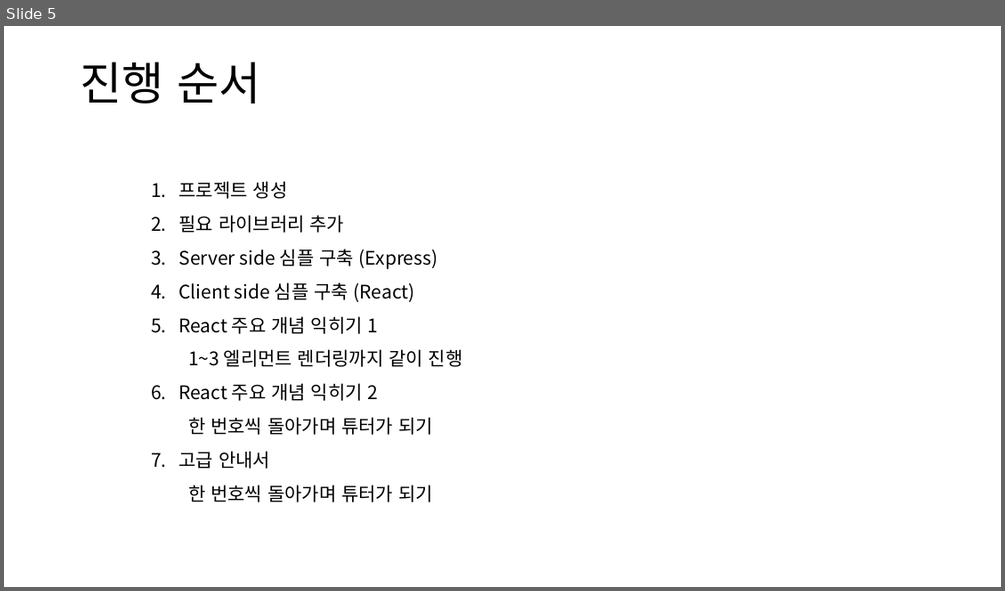
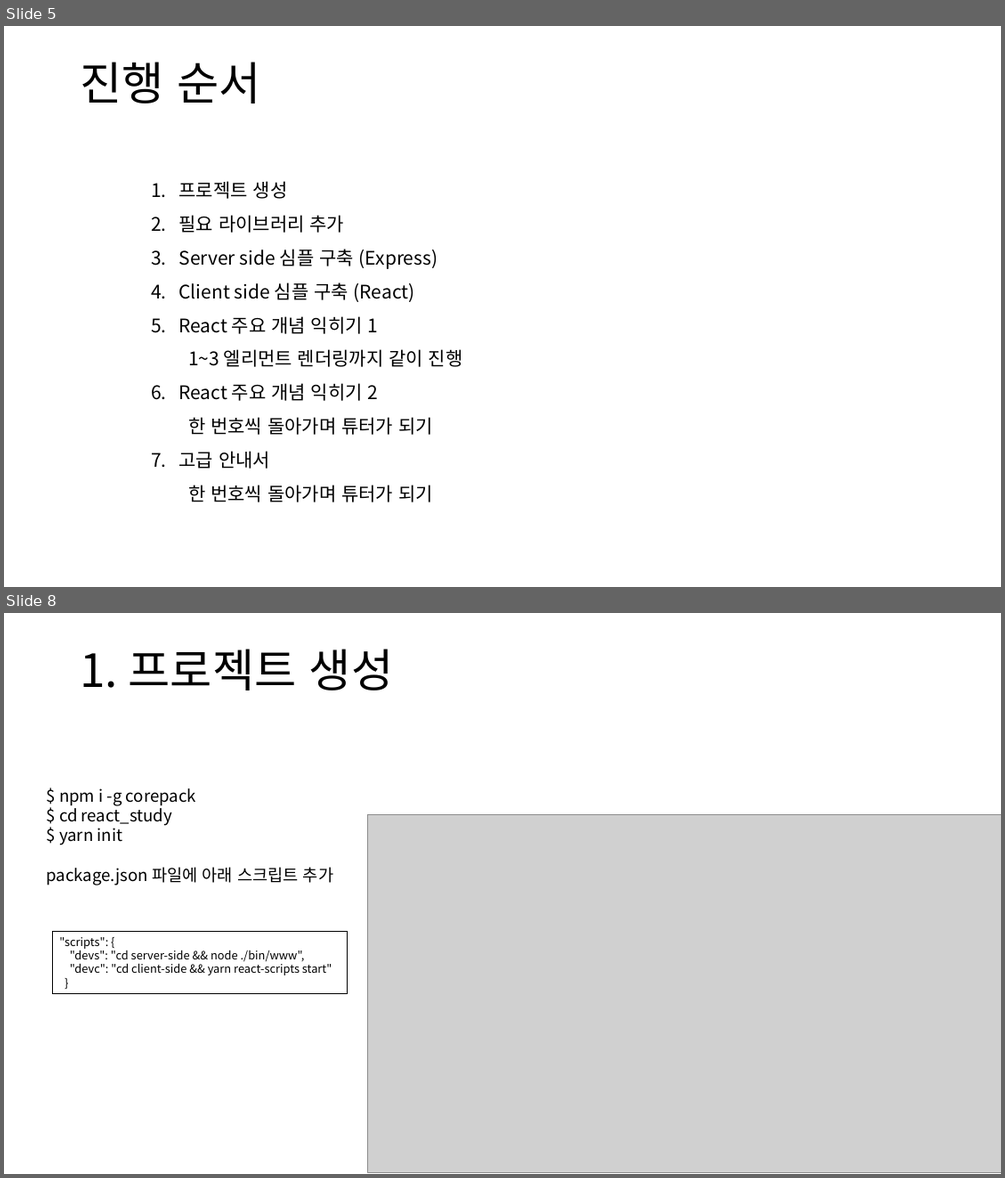
Before and after one commit to Humax-tut/jjsong2, a slide deck: React_Study.pptx. Shown one above the other, each under a label of ours: slide 5 before the commit, slides 5 and 8 after it; the slides between them are not shown. The pictures are 1005x591 and 1005x1178 pixels, drawn with LibreOffice and Linux fonts; fonts in the diff are those of the drawing; grey boxes stand for pictures. Boxes give left, top, right and bottom in pixels: in the first picture for what was removed or moved away, otherwise in the second. Text is boxed around its words. In the diff, an @@ line names an element or a change of style, - is before the commit and + after.

```diff
--- a/React_Study.pptx
+++ b/React_Study.pptx
@@ slide 8 added at bbox=[4, 613, 1001, 1174], background #FFFFFF @@
@@ title added at bbox=[80, 649, 393, 690], 44 pt, text #000000 @@
+1. 프로젝트 생성
@@ text added at bbox=[47, 788, 333, 885], 16 pt, text #000000 @@
+$ npm i -g corepack
+$ cd react_study
+$ yarn init
+package.json 파일에 아래 스크립트 추가
@@ picture added at bbox=[368, 815, 1001, 1172] @@
@@ rectangle added at bbox=[52, 931, 347, 994], outline #000000 0.75 pt, 11 pt, text #000000 @@
+"scripts": {
+"devs": "cd server-side && node ./bin/www",
+"devc": "cd client-side && yarn react-scripts start"
+}
```
Also in this commit, not shown: 2 slides changed, 3 other slides added.
